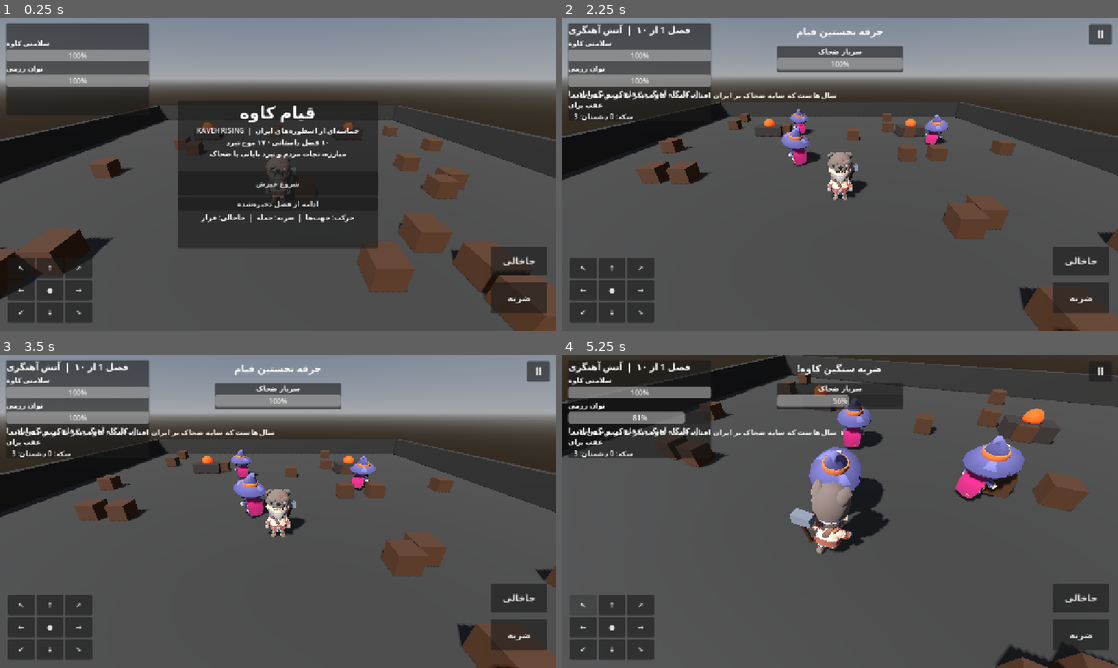
Above: before the commit, frames 1-4 (two rows, left to right).
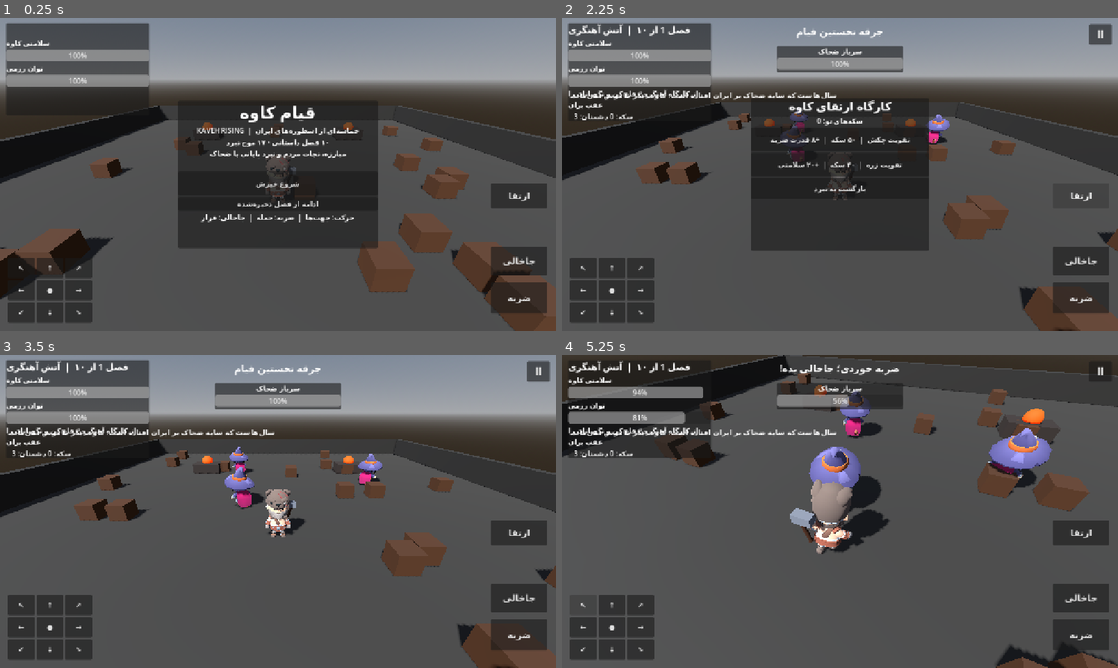
Above: after the commit, the same moments.

Repository: iman2pyman/Kaveh-Rising
Game: Godot game, scene res://Main.tscn
The game is run twice, just before and just after one commit, with the same random seed, the same clock (stepped at 60 frames per second) and the same inputs.
Inputs (mouse positions are in pixels of both pictures, inside the frame that each line leads up to):
- Up to frame 1 (0.25 s): no input
- Up to frame 2 (2.25 s): click "ضربه" at 0.5 s; click "شروع خیزش" at 1.25 s; click (1079, 196) at 2 s, where only the run after the commit has a clickable "ارتقا"
- Up to frame 3 (3.5 s): click (278, 524) at 2.75 s, where only the run after the commit has a clickable "بازگشت به نبرد"
- Up to frame 4 (5.25 s): click "↖" at 3.5 s; tap Enter at 4.25 s; hold D 4.28-5.03 s; tap Shift at 4.35 s; tap Space at 4.52 s; hold S from 5.03 s (still down); tap E at 5.1 s

The runs differ from the first frame. In frame 1, 0.8% of the frame differs, in the area x 88-99%, y 52-61%; in frame 2, 14%, in the area x 34-96%, y 25-75%; in frame 3, 2.1%; in frame 4, 4.6%.

Commit message:
Add persistent hammer and armor upgrades, boss rage phases and enemy death animations

Diff:
--- a/GodotProject/scripts/game.gd
+++ b/GodotProject/scripts/game.gd
@@ -10,6 +10,8 @@
 var arena: Node3D
 var enemies: Array[CharacterBody3D] = []
 var rescue_targets: Array[Dictionary] = []
+var max_health := MAX_HP
+var attack_damage := DAMAGE
 var health := MAX_HP
 var stamina := 100.0
 var coins := 0
@@ -25,6 +27,8 @@
 var sfx_volume := 0.8
 var pause_button: Button
 var pause_panel: PanelContainer
+var upgrade_button: Button
+var upgrade_panel: PanelContainer
 var animation_library_cache: Dictionary = {}
 var footstep_clock := 0.0
 var active := false
@@ -492,7 +496,7 @@
 	chapter_text = Label.new()
 	chapter_text.add_theme_font_size_override("font_size",21)
 	vbox.add_child(chapter_text)
-	hp_bar = _bar(vbox,"سلامتی کاوه",MAX_HP,health)
+	hp_bar = _bar(vbox,"سلامتی کاوه",max_health,health)
 	stamina_bar = _bar(vbox,"توان رزمی",100,stamina)
 	objective = Label.new()
 	objective.autowrap_mode = TextServer.AUTOWRAP_WORD_SMART
@@ -575,6 +579,8 @@
 	interact_button = _control_button("آزادسازی",Vector2(-150,-270),Vector2(130,60))
 	interact_button.pressed.connect(_interact)
 	interact_button.hide()
+	upgrade_button = _control_button("ارتقا",Vector2(-150,-340),Vector2(130,58))
+	upgrade_button.pressed.connect(_open_upgrade_menu)
 	pause_button = Button.new()
 	pause_button.text = "Ⅱ"
 	pause_button.tooltip_text = "توقف بازی"
@@ -631,7 +637,7 @@
 	title_panel.show()
 
 func _start_new() -> void:
-	health = MAX_HP
+	health = max_health
 	coins = 0
 	defeated = 0
 	rescued = 0
@@ -656,7 +662,7 @@
 		_make_kaviani_banner()
 	player.position = Vector3(0,0,5)
 	player.velocity = Vector3.ZERO
-	health = minf(MAX_HP,health+25)
+	health = minf(max_health,health+25)
 	hp_bar.value = health
 	chapter_text.text = "فصل %d از ۱۰  |  %s" % [chapter+1,data.title]
 	objective.text = str(data.mission)
@@ -896,12 +902,32 @@
 		var offset: Vector3 = player.global_position-enemy.global_position
 		offset.y = 0
 		var distance: float = offset.length()
-		var reach := 2.2 if enemy.get_meta("kind") == "boss" else 1.6
+		var enemy_speed: float = float(enemy.get_meta("speed"))
+		var enemy_power: float = float(enemy.get_meta("power"))
+		var reach: float = 2.2 if enemy.get_meta("kind") == "boss" else 1.6
+		if enemy.get_meta("kind") == "boss":
+			var hp_ratio := float(enemy.get_meta("hp")) / float(enemy.get_meta("max_hp"))
+			var rage_phase := 0
+			if hp_ratio <= 0.25:
+				rage_phase = 2
+				enemy_speed = 2.75
+				enemy_power = 32.0
+				reach = 3.0
+			elif hp_ratio <= 0.60:
+				rage_phase = 1
+				enemy_speed = 2.2
+				enemy_power = 25.0
+				reach = 2.6
+			if int(enemy.get_meta("rage_phase",0)) != rage_phase:
+				enemy.set_meta("rage_phase",rage_phase)
+				if rage_phase > 0:
+					_show_message("ضحاک خشمگین‌تر شده است!")
+					_play_sfx("metal")
 		if distance > reach:
 			_play_anim(enemy,"Movement/Running_A")
 			var dir: Vector3 = offset.normalized()
-			enemy.velocity.x = dir.x*float(enemy.get_meta("speed"))
-			enemy.velocity.z = dir.z*float(enemy.get_meta("speed"))
+			enemy.velocity.x = dir.x*enemy_speed
+			enemy.velocity.z = dir.z*enemy_speed
 			enemy.rotation.y = atan2(-dir.x,-dir.z)
 		else:
 			_play_anim(enemy,"General/Idle_A")
@@ -911,7 +937,7 @@
 			if cd <= 0:
 				cd = randf_range(1.0,1.6)
 				if invulnerable <= 0:
-					_take_damage(float(enemy.get_meta("power")))
+					_take_damage(enemy_power)
 			enemy.set_meta("cooldown",cd)
 		enemy.velocity.y -= 22*delta
 		enemy.move_and_slide()
@@ -943,15 +969,16 @@
 		var offset: Vector3 = enemy.global_position-player.global_position
 		var reach := 3.0 if enemy.get_meta("kind") == "boss" else 2.7
 		if offset.length() <= reach and (-player.global_transform.basis.z).dot(offset.normalized()) > -0.15:
-			var hp := maxf(0,float(enemy.get_meta("hp"))-DAMAGE-(8 if chapter == 8 else 0))
+			var hp := maxf(0,float(enemy.get_meta("hp"))-attack_damage-(8 if chapter == 8 else 0))
 			enemy.set_meta("hp",hp)
 			hit = true
 			_hit_effect(enemy.global_position+Vector3(0,1,0))
 			if hp <= 0:
 				defeated += 1
 				coins += 100 if enemy.get_meta("kind") == "boss" else 10
-				enemy.queue_free()
-				enemies.erase(enemy)
+				_defeat_enemy(enemy)
+			else:
+				_play_anim(enemy,"General/Hit_A")
 	if hit:
 		_play_sfx("metal")
 		_show_message("ضربه سنگین کاوه!")
@@ -1002,7 +1029,7 @@
 	rescued_this_chapter += 1
 	_play_anim(player,"General/Interact")
 	_play_sfx("door")
-	health = minf(MAX_HP,health+12)
+	health = minf(max_health,health+12)
 	hp_bar.value = health
 	_show_message("زندانی آزاد شد؛ مردم به خیزش می‌پیوندند (%d از ۳)" % mini(rescued_this_chapter,3))
 	if rescue_targets.is_empty():
@@ -1017,6 +1044,18 @@
 	hp_bar.value = health
 	invulnerable = 0.45
 	_show_message("ضربه خوردی؛ جاخالی بده!")
+
+func _defeat_enemy(enemy: CharacterBody3D) -> void:
+	_play_anim(enemy,"General/Death_A")
+	enemy.velocity = Vector3.ZERO
+	for child in enemy.get_children():
+		if child is CollisionShape3D:
+			child.set_deferred("disabled",true)
+	enemies.erase(enemy)
+	get_tree().create_timer(1.15).timeout.connect(func():
+		if is_instance_valid(enemy):
+			enemy.queue_free()
+	)
 
 func _hit_effect(pos: Vector3) -> void:
 	var spark := MeshInstance3D.new()
@@ -1167,6 +1206,72 @@
 func _show_message(text_value: String) -> void:
 	message.text = text_value
 	message_cd = 2.7
+
+func _open_upgrade_menu() -> void:
+	if not active or ended or get_tree().paused:
+		return
+	get_tree().paused = true
+	upgrade_panel = PanelContainer.new()
+	upgrade_panel.set_anchors_preset(Control.PRESET_CENTER)
+	upgrade_panel.position = Vector2(-205,-175)
+	upgrade_panel.custom_minimum_size = Vector2(410,350)
+	hud.add_child(upgrade_panel)
+	var box := VBoxContainer.new()
+	upgrade_panel.add_child(box)
+	var title := Label.new()
+	title.text = "کارگاه ارتقای کاوه"
+	title.horizontal_alignment = HORIZONTAL_ALIGNMENT_CENTER
+	title.add_theme_font_size_override("font_size",26)
+	box.add_child(title)
+	var balance := Label.new()
+	balance.name = "Balance"
+	balance.text = "سکه‌های تو: %d" % coins
+	balance.horizontal_alignment = HORIZONTAL_ALIGNMENT_CENTER
+	box.add_child(balance)
+	var hammer_upgrade := Button.new()
+	hammer_upgrade.text = "تقویت چکش  |  ۵۰ سکه  |  +۸ قدرت ضربه"
+	hammer_upgrade.custom_minimum_size.y = 54
+	hammer_upgrade.pressed.connect(func():
+		if coins < 50:
+			balance.text = "سکه کافی نداری؛ با شکست دشمنان سکه بگیر."
+			return
+		coins -= 50
+		attack_damage += 8.0
+		_update_counts()
+		_save(chapter)
+		balance.text = "قدرت ضربه افزایش یافت! قدرت فعلی: %d" % int(attack_damage)
+		hammer_upgrade.disabled = true
+	)
+	box.add_child(hammer_upgrade)
+	var armor_upgrade := Button.new()
+	armor_upgrade.text = "تقویت زره  |  ۴۰ سکه  |  +۲۰ سلامتی"
+	armor_upgrade.custom_minimum_size.y = 54
+	armor_upgrade.pressed.connect(func():
+		if coins < 40:
+			balance.text = "سکه کافی نداری؛ با شکست دشمنان سکه بگیر."
+			return
+		coins -= 40
+		max_health += 20.0
+		health = minf(max_health,health+20.0)
+		hp_bar.max_value = max_health
+		hp_bar.value = health
+		_update_counts()
+		_save(chapter)
+		balance.text = "زره تقویت شد! سلامتی بیشینه: %d" % int(max_health)
+		armor_upgrade.disabled = true
+	)
+	box.add_child(armor_upgrade)
+	var close := Button.new()
+	close.text = "بازگشت به نبرد"
+	close.custom_minimum_size.y = 48
+	close.pressed.connect(_close_upgrade_menu)
+	box.add_child(close)
+
+func _close_upgrade_menu() -> void:
+	get_tree().paused = false
+	if is_instance_valid(upgrade_panel):
+		upgrade_panel.queue_free()
+	upgrade_panel = null
 
 func _toggle_pause() -> void:
 	if not active or ended:
@@ -1237,6 +1342,9 @@
 		saved_chapter = clampi(int(cfg.get_value("campaign","chapter",0)),0,Chapters.chapter_count()-1)
 		coins = int(cfg.get_value("campaign","coins",0))
 		sfx_volume = clampf(float(cfg.get_value("settings","sfx_volume",0.8)),0.0,1.0)
+		attack_damage = maxf(DAMAGE,float(cfg.get_value("upgrades","attack_damage",DAMAGE)))
+		max_health = maxf(MAX_HP,float(cfg.get_value("upgrades","max_health",MAX_HP)))
+		health = max_health
 
 func _clear_enemies() -> void:
 	for enemy in enemies:
